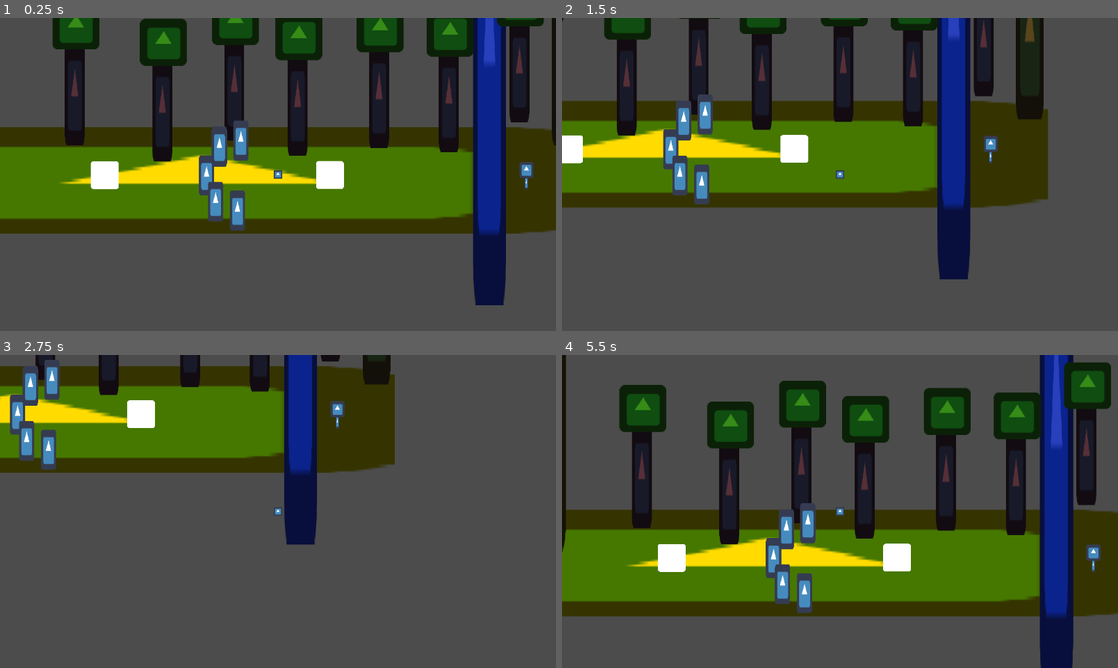
Above: before the commit, frames 1-4 (two rows, left to right).
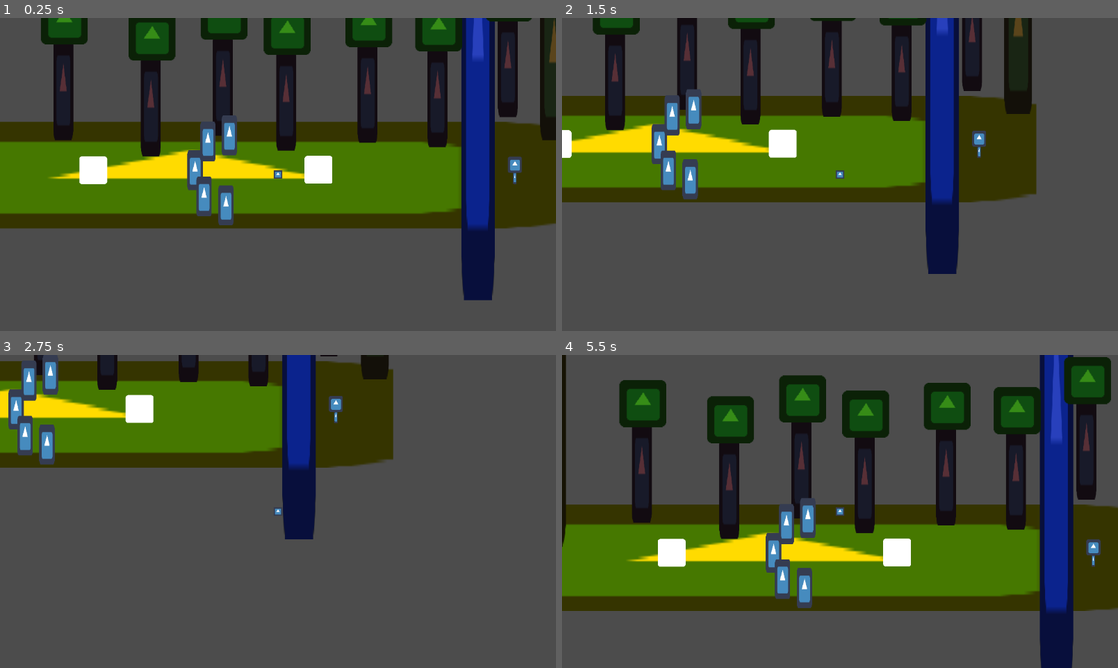
Above: after the commit, the same moments.

Repository: kjanuska/Independent-Study-Game
Game: Godot game, scene res://Scenes/Main.tscn
The game is run twice, just before and just after one commit, with the same random seed, the same clock (stepped at 60 frames per second) and the same inputs. The engine's default icon, where the game draws it, is replaced by a stand-in: a white triangle on a blue panel in a dark square.
Inputs (mouse positions are in pixels of both pictures, inside the frame that each line leads up to):
- Up to frame 1 (0.25 s): no input
- Up to frame 2 (1.5 s): tap Enter at 0.5 s; move the mouse to (962, 158) at 0.52 s; hold D (ui_right) 0.53-1.28 s; hold E (Interact) 0.53-1.28 s; move the mouse to (728, 190) at 1.27 s; hold S (ui_down) from 1.28 s (still down); click (728, 190) at 1.35 s
- Up to frame 3 (2.75 s): move the mouse to (333, 442) at 2.02 s; release S (ui_down) at 2.03 s; hold D (ui_right) from 2.03 s (still down); hold Right mouse button (shoot) from 2.03 s (still down)
- Up to frame 4 (5.5 s): move the mouse to (812, 574) at 2.77 s; release D (ui_right) at 2.78 s; release Right mouse button (shoot) at 2.78 s; hold W (ui_up) 2.78-3.53 s; tap Space (space) at 2.85 s; move the mouse to (1006, 558) at 3.52 s; hold E (Interact) 3.53-4.28 s; hold A (ui_left) 3.53-5.03 s; move the mouse to (673, 464) at 4.27 s; click (673, 464) at 4.35 s; move the mouse to (867, 511) at 5.02 s; hold S (ui_down) from 5.03 s (still down); hold Right mouse button (shoot) from 5.03 s (still down)

The runs differ from the first frame. In frame 1, 29% of the frame differs, in the area x 0-100%, y 0-92%; in frame 2, 23%; in frame 3, 6.9%; in frame 4, 13%.

Commit message:
spiked wip
started working on spikes after river drains and player invincibility period after taking damage

Diff:
--- a/Scenes/Main.tscn
+++ b/Scenes/Main.tscn
@@ -47,6 +47,7 @@
 scale = Vector2( 1.19886, -18.5145 )
 
 [node name="Rocks" type="Node2D" parent="."]
+editor/display_folded = true
 
 [node name="Rock" parent="Rocks" instance=ExtResource( 5 )]
 position = Vector2( 814.235, 213.108 )
@@ -89,7 +90,7 @@
 position = Vector2( 1527.12, -162.439 )
 
 [node name="SpawnLocation" parent="." instance=ExtResource( 7 )]
-position = Vector2( 979.212, 210.111 )
+position = Vector2( 1005.68, 221.954 )
 
 [node name="Target" parent="." instance=ExtResource( 8 )]
 position = Vector2( 1550.86, 202.004 )
--- a/Scenes/Player.tscn
+++ b/Scenes/Player.tscn
@@ -14,6 +14,22 @@
 "
 
 [sub_resource type="RectangleShape2D" id=3]
+
+[sub_resource type="Animation" id=4]
+resource_name = "hurt"
+length = 0.2
+tracks/0/type = "value"
+tracks/0/path = NodePath("Sprite:modulate")
+tracks/0/interp = 1
+tracks/0/loop_wrap = true
+tracks/0/imported = false
+tracks/0/enabled = true
+tracks/0/keys = {
+"times": PoolRealArray( 0, 0.190909 ),
+"transitions": PoolRealArray( 1, 1 ),
+"update": 0,
+"values": [ Color( 0.521569, 0.0588235, 0.0588235, 1 ), Color( 1, 1, 1, 1 ) ]
+}
 
 [node name="Player" type="KinematicBody2D" groups=[
 "player",
@@ -57,6 +73,13 @@
 
 [node name="CollisionShape2D" type="CollisionShape2D" parent="Hurtbox"]
 shape = SubResource( 3 )
+
+[node name="InvincibilityPeriod" type="Timer" parent="Hurtbox"]
+
+[node name="AnimationPlayer" type="AnimationPlayer" parent="."]
+anims/hurt = SubResource( 4 )
+
 [connection signal="timeout" from="DashTimer" to="." method="_on_DashTimer_timeout"]
 [connection signal="timeout" from="DashTimer" to="." method="_on_Timer_timeout"]
 [connection signal="timeout" from="DashCooldown" to="." method="_on_DashCooldown_timeout"]
+[connection signal="timeout" from="Hurtbox/InvincibilityPeriod" to="Hurtbox" method="_on_InvincibilityPeriod_timeout"]
--- a/Scenes/River.tscn
+++ b/Scenes/River.tscn
@@ -1,27 +1,39 @@
-[gd_scene load_steps=4 format=2]
+[gd_scene load_steps=5 format=2]
 
 [ext_resource path="res://Scripts/River.gd" type="Script" id=1]
 [ext_resource path="res://icon.png" type="Texture" id=2]
 
+[sub_resource type="RectangleShape2D" id=2]
+extents = Vector2( 22.5791, 30.9923 )
+
 [sub_resource type="RectangleShape2D" id=1]
 extents = Vector2( 33.0027, 31.9991 )
 
-[node name="River" type="StaticBody2D"]
+[node name="River" type="Node2D"]
 scale = Vector2( -1.19886, 18.5145 )
 script = ExtResource( 1 )
-
-[node name="CollisionShape2D" type="CollisionShape2D" parent="."]
-position = Vector2( -1, 0 )
-shape = SubResource( 1 )
 
 [node name="Empty" type="Sprite" parent="."]
 modulate = Color( 0.937255, 0.768627, 0.0980392, 1 )
 texture = ExtResource( 2 )
 
-[node name="Flowing" type="Sprite" parent="."]
+[node name="Spikes" type="Area2D" parent="Empty"]
+
+[node name="CollisionShape2D" type="CollisionShape2D" parent="Empty/Spikes"]
+shape = SubResource( 2 )
+
+[node name="Flowing2" type="StaticBody2D" parent="."]
+
+[node name="CollisionShape2D" type="CollisionShape2D" parent="Flowing2"]
+position = Vector2( -1, 0 )
+shape = SubResource( 1 )
+
+[node name="Flowing" type="Sprite" parent="Flowing2"]
 modulate = Color( 0.160784, 0.254902, 0.741176, 1 )
 texture = ExtResource( 2 )
 
 [node name="FallTimer" type="Timer" parent="."]
 wait_time = 2.0
+
+[connection signal="area_entered" from="Empty/Spikes" to="." method="_on_Spikes_area_entered"]
 [connection signal="timeout" from="FallTimer" to="." method="_on_FallTimer_timeout"]
--- a/Scripts/Player.gd
+++ b/Scripts/Player.gd
@@ -12,7 +12,6 @@
 var can_move = true
 #used in _ready to get parent node
 var player
-var health = 3
 
 #store preloaded scene as var
 var bullet_load = preload("res://Scenes/Gun/Bullet.tscn")
--- a/Scripts/PlayerHurtbox.gd
+++ b/Scripts/PlayerHurtbox.gd
@@ -6,3 +6,8 @@
 	health -= 1
 	if health == 0:
 		print("you died")
+	$CollisionShape2D.disabled = true
+	$InvincibilityPeriod.start()
+
+func _on_InvincibilityPeriod_timeout():
+	$CollisionShape2D.disabled = false
--- a/Scripts/River.gd
+++ b/Scripts/River.gd
@@ -1,4 +1,10 @@
-extends StaticBody2D
+extends Node2D
 
 func _on_FallTimer_timeout():
-	get_node("Flowing").hide()
+	$"Flowing2".queue_free()
+	$FallTimer.stop()
+
+func _on_Spikes_area_entered(area):
+	if area.is_in_group("hurtbox"):
+		print("yikes")
+		area.take_damage()
Not shown: 1 places in Scenes/Player.tscn that only renumber resources
